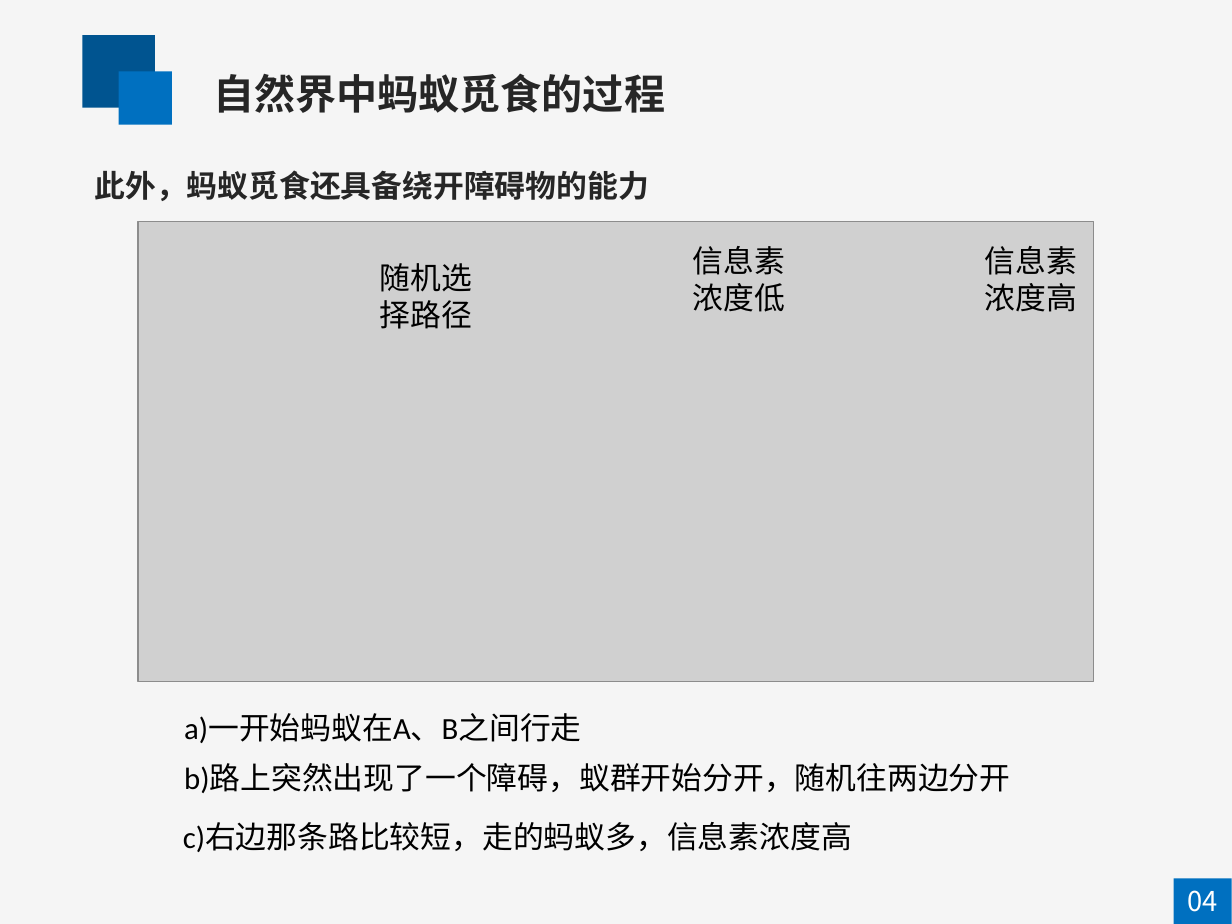
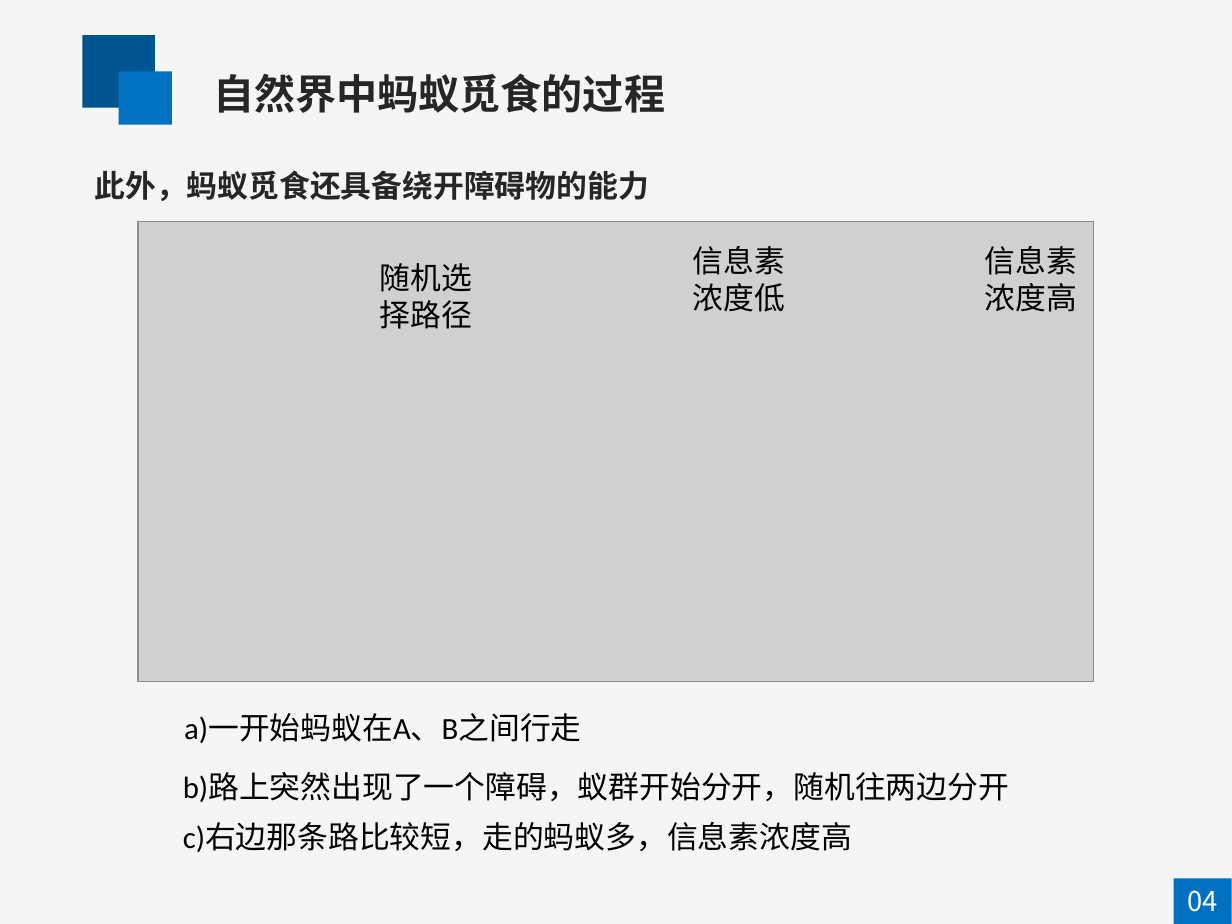
Before and after one commit to mapengfei-nwpu/ant, a slide deck: slide 6 of 蚁群优化算法.pptx. Drawn at 1232x924 pixels with LibreOffice and Linux fonts; fonts in the diff are those of the drawing; grey boxes stand for pictures. Boxes give left, top, right and bottom in pixels: in the first picture for what was removed or moved away, otherwise in the second. Text is boxed around its words. In the diff, an @@ line names an element or a change of style, - is before the commit and + after.

```diff
--- a/蚁群优化算法.pptx
+++ b/蚁群优化算法.pptx
@@ text "b)路上突然出现了一个障碍，蚁群开始分开，随机往两边分开" moved from (x1=184, y1=763, x2=1010, y2=793) to (x1=183, y1=772, x2=1009, y2=802) @@
```
Also in this commit, not shown: 3 other slides changed, 5 slides added.
